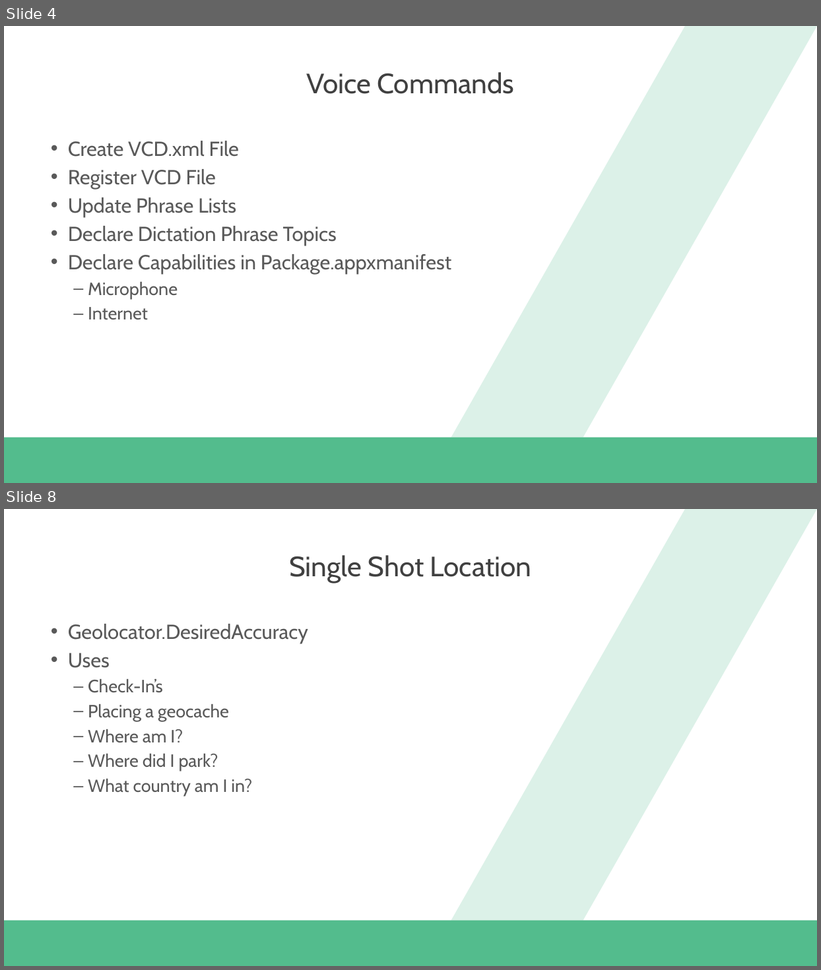
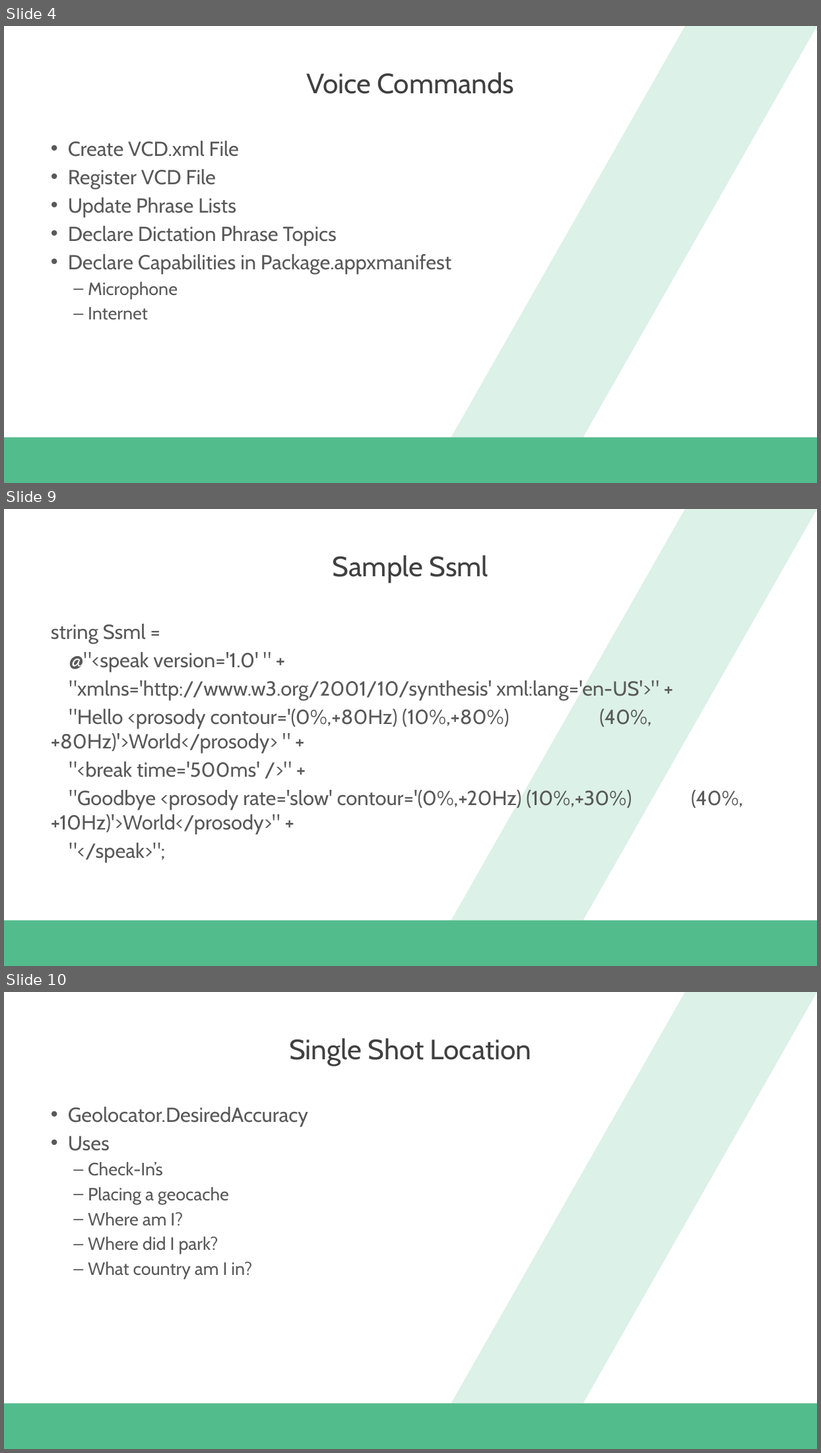
Before and after one commit to dannydwarren/Cortana-Location-UWP, a slide deck: Hey Cortana, Where Am I.pptx. Shown one above the other, each under a label of ours: slides 4 and 8 before the commit, slides 4, 9 and 10 after it; the slides between them are not shown. The pictures are 821x970 and 821x1453 pixels, drawn with LibreOffice and Linux fonts; fonts in the diff are those of the drawing; background and template pictures are left out. Boxes give left, top, right and bottom in pixels: in the first picture for what was removed or moved away, otherwise in the second. Text is boxed around its words. In the diff, an @@ line names an element or a change of style, - is before the commit and + after.

```diff
--- a/Hey Cortana, Where Am I.pptx
+++ b/Hey Cortana, Where Am I.pptx
@@ slide 9 added at bbox=[4, 509, 817, 966], background #FFFFFF; not listed: 2 template elements that a slide beside it also shows @@
@@ title added at bbox=[333, 555, 488, 583], 33 pt, text #404040 @@
+Sample Ssml
@@ text added at bbox=[51, 624, 743, 863], 24 pt, text #595959 @@
+string Ssml =
+@"<speak version='1.0' " +
+"xmlns='http://www.w3.org/2001/10/synthesis' xml:lang='en-US'>" +
+"Hello <prosody contour='(0%,+80Hz) (10%,+80%) (40%,+80Hz)'>World</prosody> " +
+"<break time='500ms' />" +
+"Goodbye <prosody rate='slow' contour='(0%,+20Hz) (10%,+30%) (40%,+10Hz)'>World</prosody>" +
+"</speak>";
@@ what was slide 8 is now slide 10 @@
```
Also in this commit, not shown: 3 slides changed, 1 other slide added, 2 other files.
